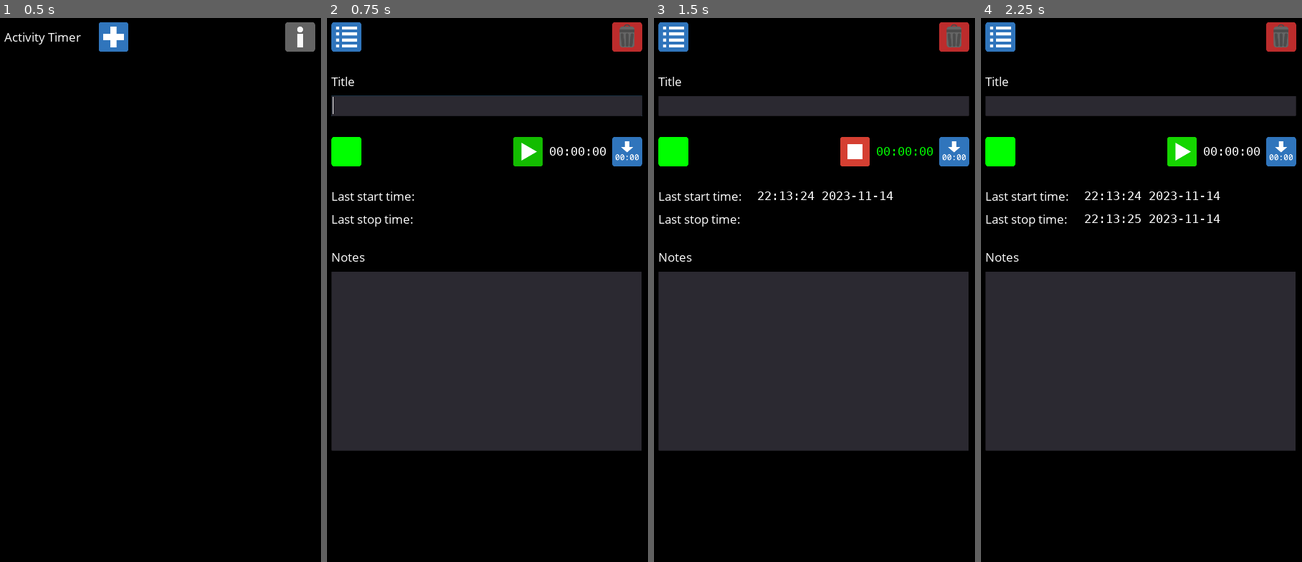
Above: before the commit, frames 1-4 (left to right).
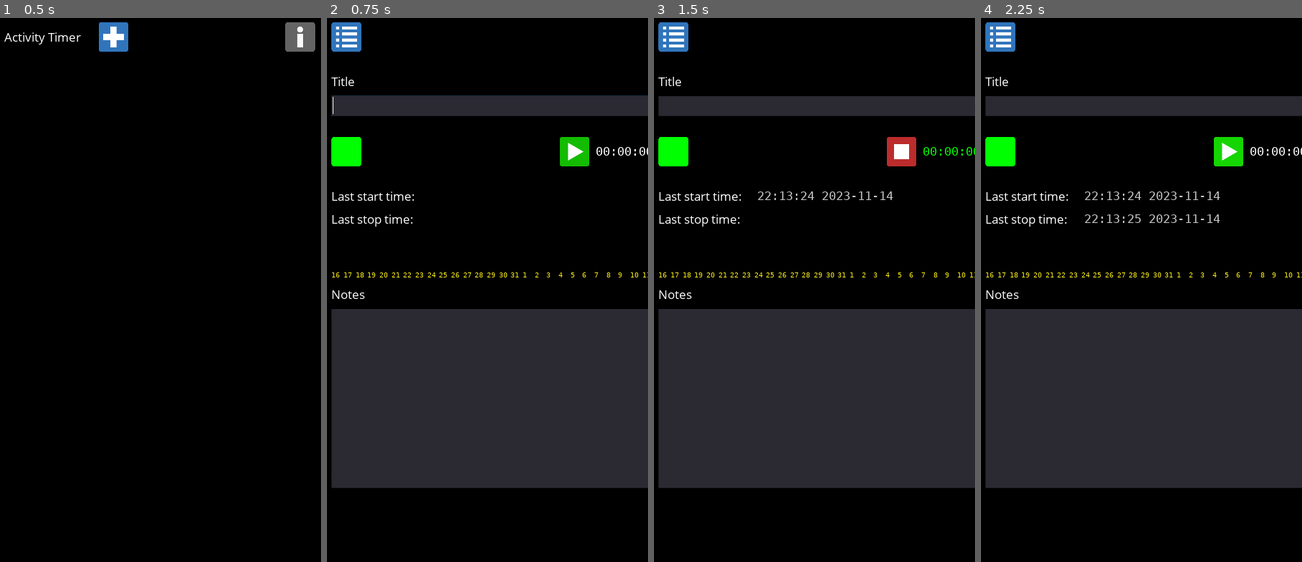
Above: after the commit, the same moments.

Repository: andrew-wilkes/godot-activity-timer
Game: Godot game, scene res://Main.tscn
Same seed, same stepped clock (60 frames per second), same inputs: the game is played once before the commit and once after it.
Inputs (mouse positions are in pixels of both pictures, inside the frame that each line leads up to; where the layout moved, square brackets give the same spot in the first picture):
- Up to frame 1 (0.5 s): no input
- Up to frame 2 (0.75 s): click (439, 34) at 0.5 s
- Up to frame 3 (1.5 s): click (901, 154) [856, 154] at 1.25 s
- Up to frame 4 (2.25 s): click (1228, 154) [1183, 154] at 2 s

Frame 1 is identical in both runs. In frame 2, 16% of the frame differs, in the area x 1-100%, y 0-87%; in frame 3, 16%; in frame 4, 16%.

Commit message:
Add stats display

Diff:
--- a/src/ActivityView.gd
+++ b/src/ActivityView.gd
@@ -25,8 +25,14 @@
 		update_time()
 		$Notes.text = act.notes
 	$Time/ColorPicker.modulate = act.color_code
+	update_history()
 	update_last_start()
 	update_last_stop()
+
+
+func update_history():
+	$VB/History.apply_data(act.history)
+	$VB/Days.update_days()
 
 
 func update_time():
@@ -46,6 +52,7 @@
 	if not act.stopped: # Don't log a reset in stopped state
 		update_last_stop()
 		act.history.append(act.stop_time)
+		update_history()
 	act.stopped = true
 	set_button_states()
 
@@ -71,10 +78,6 @@
 	Data.activities.order.erase(id)
 	Data.save_activities()
 	emit_signal("show_list")
-
-
-func _on_ColorPicker_color_changed(color):
-	act.color_code = color
 
 
 func _on_Title_text_changed(new_text):
--- a/src/ActivityView.tscn
+++ b/src/ActivityView.tscn
@@ -1,6 +1,7 @@
-[gd_scene load_steps=23 format=2]
+[gd_scene load_steps=27 format=2]
 
 [ext_resource path="res://ActivityView.gd" type="Script" id=1]
+[ext_resource path="res://History.tscn" type="PackedScene" id=2]
 [ext_resource path="res://assets/icon-8.png" type="Texture" id=3]
 [ext_resource path="res://assets/icon-6.png" type="Texture" id=4]
 [ext_resource path="res://assets/icon-2.png" type="Texture" id=5]
@@ -22,6 +23,12 @@
 [ext_resource path="res://assets/mono-font.tres" type="DynamicFont" id=21]
 [ext_resource path="res://assets/the_theme.tres" type="Theme" id=22]
 [ext_resource path="res://ConfirmPopup.tscn" type="PackedScene" id=23]
+[ext_resource path="res://assets/Bitstream Vera Sans Mono Roman.ttf" type="DynamicFontData" id=24]
+[ext_resource path="res://Days.gd" type="Script" id=25]
+
+[sub_resource type="DynamicFont" id=1]
+size = 26
+font_data = ExtResource( 24 )
 
 [node name="ActivityView" type="VBoxContainer"]
 anchor_right = 1.0
@@ -166,6 +173,7 @@
 text = "Last start time:"
 
 [node name="LastStart" type="Label" parent="Stats"]
+modulate = Color( 0.772549, 0.772549, 0.772549, 1 )
 margin_left = 342.0
 margin_top = 4.0
 margin_right = 342.0
@@ -179,29 +187,57 @@
 text = "Last stop time:"
 
 [node name="LastStop" type="Label" parent="Stats"]
+modulate = Color( 0.772549, 0.772549, 0.772549, 1 )
 margin_left = 342.0
 margin_top = 82.0
 margin_right = 342.0
 margin_bottom = 131.0
 custom_fonts/font = ExtResource( 21 )
 
-[node name="Sp2" type="Control" parent="."]
+[node name="VB" type="VBoxContainer" parent="."]
 margin_top = 712.0
 margin_right = 1080.0
-margin_bottom = 742.0
-rect_min_size = Vector2( 0, 30 )
+margin_bottom = 868.0
+__meta__ = {
+"_edit_use_anchors_": false
+}
+
+[node name="History" parent="VB" instance=ExtResource( 2 )]
+modulate = Color( 0.0784314, 0.984314, 0.580392, 1 )
+anchor_right = 0.0
+anchor_bottom = 0.0
+margin_right = 1080.0
+margin_bottom = 120.0
+rect_min_size = Vector2( 720, 120 )
+
+[node name="Days" type="HBoxContainer" parent="VB"]
+modulate = Color( 0.984314, 0.933333, 0.0784314, 1 )
+margin_top = 124.0
+margin_right = 1080.0
+margin_bottom = 156.0
+size_flags_horizontal = 3
+script = ExtResource( 25 )
+
+[node name="Day" type="Label" parent="VB/Days"]
+margin_right = 16.0
+margin_bottom = 32.0
+custom_fonts/font = SubResource( 1 )
+text = "1"
+__meta__ = {
+"_edit_use_anchors_": false
+}
 
 [node name="NotesLabel" type="Label" parent="."]
-margin_top = 762.0
-margin_right = 1080.0
-margin_bottom = 820.0
+margin_top = 888.0
+margin_right = 1080.0
+margin_bottom = 946.0
 size_flags_horizontal = 3
 text = "Notes"
 
 [node name="Notes" type="TextEdit" parent="."]
-margin_top = 840.0
-margin_right = 1080.0
-margin_bottom = 1440.0
+margin_top = 966.0
+margin_right = 1080.0
+margin_bottom = 1566.0
 rect_min_size = Vector2( 0, 600 )
 
 [node name="c" type="CanvasLayer" parent="."]
--- /dev/null
+++ b/src/Days.gd
@@ -0,0 +1,16 @@
+extends HBoxContainer
+
+
+func _ready():
+	$Day.rect_min_size.x = rect_size.x / 30
+	for n in 29:
+		var day = $Day.duplicate()
+		day.text = str(n + 2)
+		add_child(day)
+
+
+func update_days():
+	var t = OS.get_unix_time_from_datetime(OS.get_date()) - 29 * 24 * 3600 # 29 days before
+	for n in 30:
+		get_child(n).text = str(OS.get_datetime_from_unix_time(t).day)
+		t += 86400
--- a/src/History.gd
+++ b/src/History.gd
@@ -5,48 +5,53 @@
 func _ready():
 	rect_size.y = rect_min_size.y
 	thirty_days = 30 * 24 * 3600 # Seconds
-	var samples = test_sampler()
-	#test_create_data_texture()
-	var texture = create_data_texture(get_texture_bytes_from_samples(samples))
+	#test_impulses()
+	#apply_data(get_test_data())
+	#apply_data([])
+
+
+func apply_data(timestamp_history: Array):
+	var samples: Array
+	samples = get_samples(timestamp_history)
+	var bytes = get_texture_bytes_from_samples(samples)
+	var texture = create_data_texture(bytes)
 	material.set_shader_param("data", texture)
 
 
-func show_line(data: Array):
-	# Span of 30 days
-	var _samples: Array
-	if data.size() > 0:
-		_samples = get_samples(data)
-	print("DONE")
-
-
+# Scale the sample values to fit in the range 0 - 255
 func get_texture_bytes_from_samples(samples: Array):
 	var bytes = PoolByteArray([])
-	var normalization_factor = samples.max() * 1.1
+	var m = samples.max()
+	var normalization_factor = max(1.0, m)
 	for s in samples:
-		var v = 0777 * s / normalization_factor
+		var v = 255 * s / normalization_factor
 		bytes.append(v)
 	return bytes
 
 
+# We supply bytes of data (0 - 255) to form a data.size() x 1 pixel image
 func create_data_texture(data: PoolByteArray):
 	var img = Image.new()
 	img.create_from_data(data.size(), 1, false, Image.FORMAT_R8, data) # Only use the red component
 	var texture = ImageTexture.new()
-	texture.create_from_image(img)
+	texture.create_from_image(img, 0)
 	return texture
 
 
+# Samples are an array of 720 slots containing the number of active seconds per hour
+# There are 720 hours in 30 days
+# The data will be used in an image 720 pixels wide
 func get_samples(data: Array):
-	var now = Data.get_time_secs()
-	var t = now - thirty_days
+	var midnight = OS.get_unix_time_from_datetime(OS.get_date()) + 86400
+	var t = midnight - thirty_days
 	var sample_size = 3600 # 1 hour
 	var idx = 0
-	var sampling = true
+	var sampling = true if data.size() > 0 else false
 	var active = false
 	var t1
 	var samples = []
 	var total = 0
-	while sampling and t < now:
+	while sampling and t < midnight:
 		total = 0
 		t1 = t
 		var next_t = t + sample_size
@@ -65,9 +70,10 @@
 			total = next_t - t1
 		samples.append(total)
 		t = next_t
-	while t < now:
+	var now = Data.get_time_secs()
+	while t < midnight:
 		t = t + sample_size
-		if active:
+		if active and t < now:
 			total = sample_size
 		else:
 			total = 0
@@ -75,12 +81,16 @@
 	return samples
 
 
+func get_test_data():
+	var zero_oclock = OS.get_unix_time_from_datetime(OS.get_date())
+	var one_day = 24 * 3600
+	var t = zero_oclock - one_day * 29
+	var now = Data.get_time_secs()
+	return [t, t + 1800, t + 3665, t + 3765, t + one_day, t + 2.5 * one_day, now - 6000, now]
+
+
 func test_sampler():
-	var now = Data.get_time_secs()
-	var t = now - thirty_days
-	var one_day = 24 * 3600
-	var data = [t, t + 60, t + 3665, t + 3765, t + one_day, t + 2 * one_day]
-	var samples = get_samples(data)
+	var samples = get_samples(get_test_data())
 	return samples
 
 
@@ -89,6 +99,17 @@
 	var data = PoolByteArray([])
 	for n in 720:
 		var v = n / 720.0 * 255.0
-		data.append_array([v, v, v])
+		data.append(v)
 	var texture = create_data_texture(data)
 	material.set_shader_param("data", texture)
+
+
+func test_impulses():
+	var data = PoolByteArray([])
+	for n in 720:
+		if n % 100 < 8:
+			data.append(255)
+		else:
+			data.append(0)
+	var texture = create_data_texture(data)
+	material.set_shader_param("data", texture)
--- a/src/History.tscn
+++ b/src/History.tscn
@@ -4,8 +4,6 @@
 
 [sub_resource type="Shader" id=1]
 code = "shader_type canvas_item;
-
-render_mode blend_disabled;
 
 uniform sampler2D data;
 
